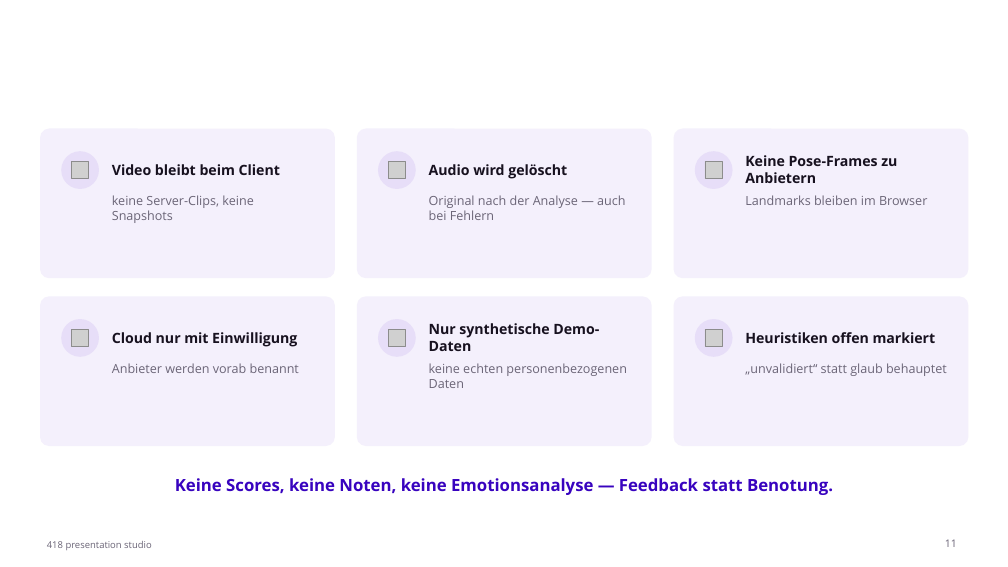
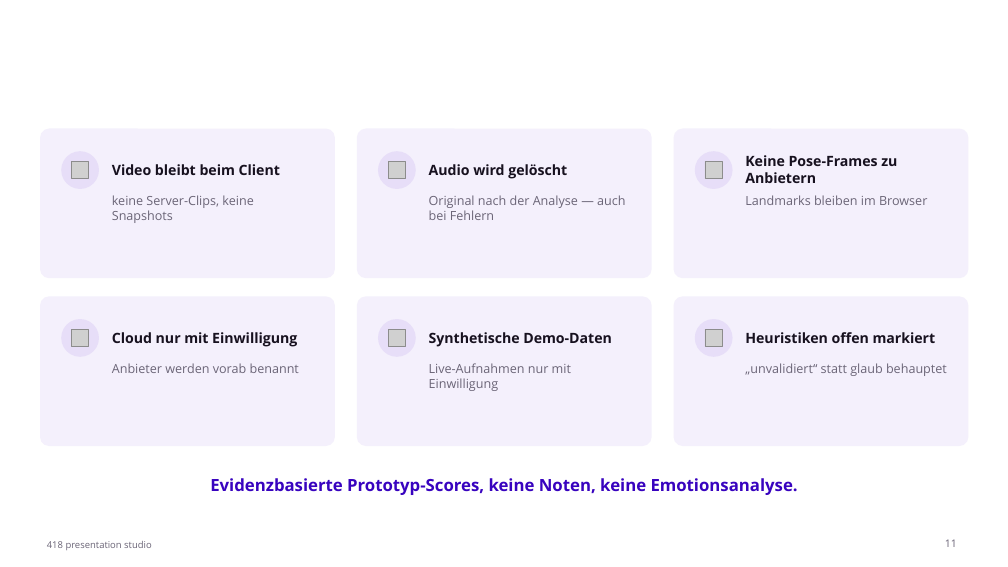
Before and after one commit to johannes3502/hackathon-fulda, a slide deck: slide 11 of pitch/PitchPractice-Pitch.pptx. Drawn at 1008x567 pixels with LibreOffice and Linux fonts; fonts in the diff are those of the drawing; grey boxes stand for pictures. Boxes give left, top, right and bottom in pixels: in the first picture for what was removed or moved away, otherwise in the second. Text is boxed around its words. In the diff, an @@ line names an element or a change of style, - is before the commit and + after.

```diff
--- a/pitch/PitchPractice-Pitch.pptx
+++ b/pitch/PitchPractice-Pitch.pptx
@@ text at bbox=[429, 332, 612, 347]: text changed @@
-Nur synthetische Demo-Daten
+Synthetische Demo-Daten
@@ text at bbox=[429, 363, 571, 391]: text changed @@
-keine echten personenbezogenen Daten
+Live-Aufnahmen nur mit Einwilligung
@@ text at bbox=[210, 478, 798, 495]: text changed @@
-Keine Scores, keine Noten, keine Emotionsanalyse — Feedback statt Benotung.
+Evidenzbasierte Prototyp-Scores, keine Noten, keine Emotionsanalyse.
```
Also in this commit, not shown: 7 other slides changed, 14 other files.
